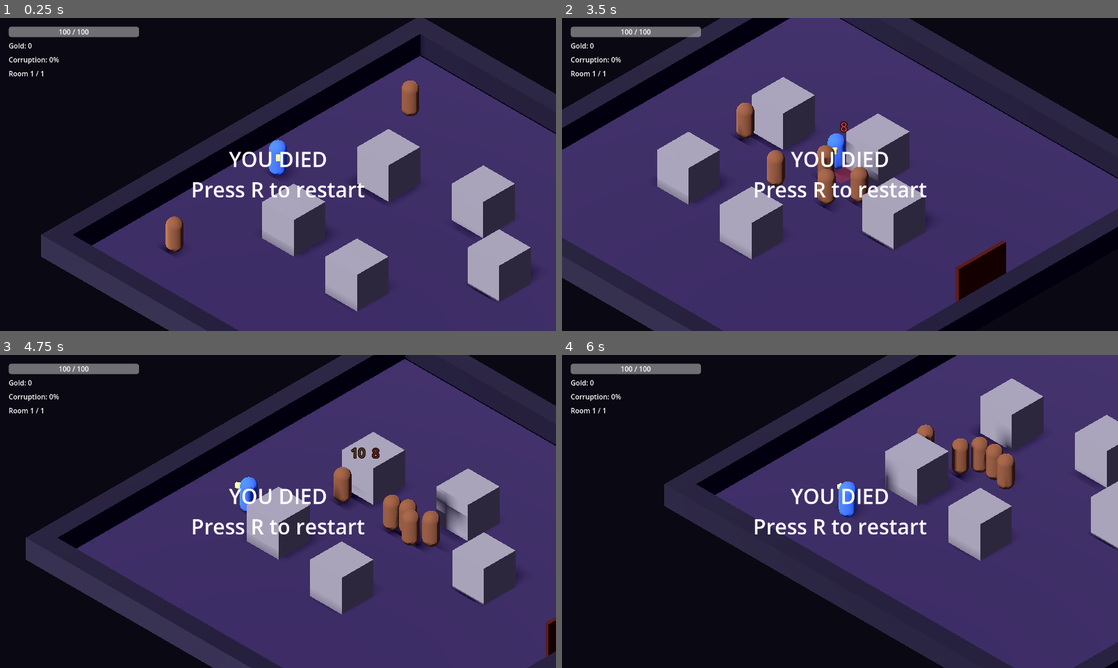
Above: before the commit, frames 1-4 (two rows, left to right).
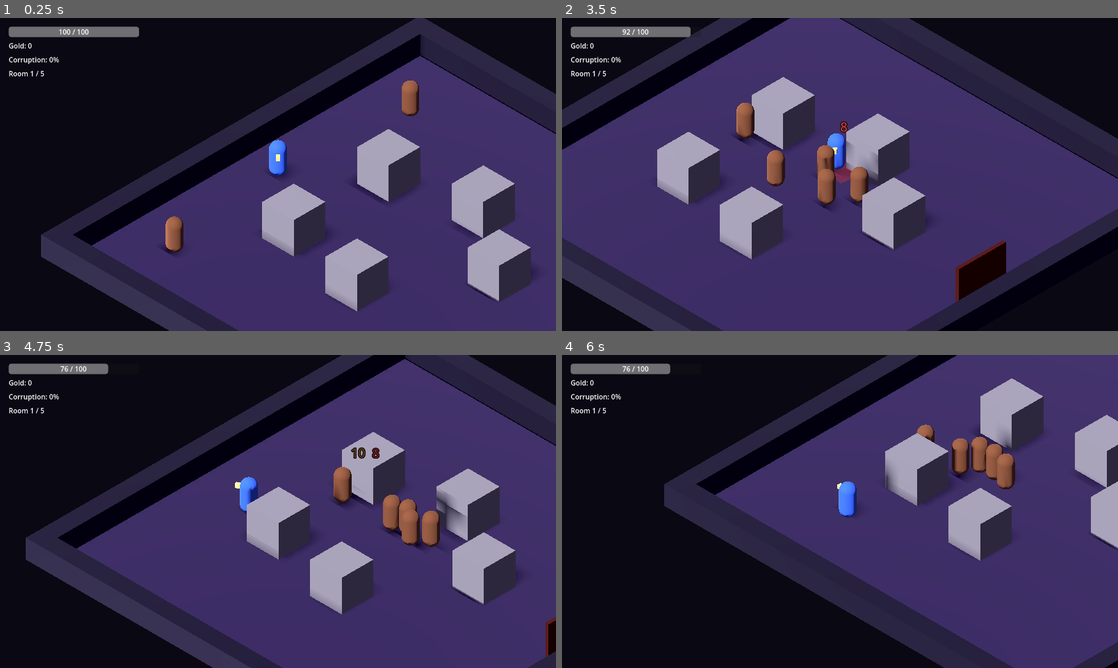
Above: after the commit, the same moments.

Repository: Spadasian/Robert
Game: Godot game, scene res://scenes/world/Run.tscn
Same seed, same stepped clock (60 frames per second), same inputs: the game is played once before the commit and once after it.
Inputs (mouse positions are in pixels of both pictures, inside the frame that each line leads up to):
- Up to frame 1 (0.25 s): no input
- Up to frame 2 (3.5 s): tap R at 0.5, 1.25, 2, 2.1, 2.75 s; move the mouse to (962, 158) at 0.52 s; press the mouse at (962, 158) at 0.53 s; hold D (move_right) 0.53-1.28 s; move the mouse to (728, 190) at 1.27 s; release the mouse at (728, 190) at 1.28 s; hold S (move_down) 1.28-2.03 s; tap Space (dash) at 1.35 s; move the mouse to (895, 105) at 2.02 s; hold D (move_right) 2.03-2.78 s; move the mouse to (812, 237) at 2.77 s; hold W (move_up) from 2.78 s (still down); tap 1 at 2.85 s
- Up to frame 3 (4.75 s): tap R at 3.5, 4.25 s; move the mouse to (444, 558) at 3.52 s; release W (move_up) at 3.53 s; press the mouse at (444, 558) at 3.53 s; hold A (move_left) from 3.53 s (still down); move the mouse to (111, 464) at 4.27 s; release the mouse at (111, 464) at 4.28 s; tap Space (dash) at 4.35 s
- Up to frame 4 (6 s): move the mouse to (867, 511) at 5.02 s; release A (move_left) at 5.03 s; hold S (move_down) 5.03-5.78 s; tap R at 5.1 s; move the mouse to (756, 433) at 5.77 s; hold D (move_right) from 5.78 s (still down); tap 1 at 5.85 s

The runs differ from the first frame. In frame 1, 1.0% of the frame differs, in the area x 7-66%, y 16-58%; in frame 2, 1.1%; in frame 3, 1.2%; in frame 4, 1.3%, in the area x 7-66%, y 2-58%.
Error before the commit: Parse Error: Identifier "room_label" not declared in the current scope. (res://scripts/ui/HUD.gd:57)

Commit message:
Fix: declare room_label in HUD
Co-Authored-By: Claude Sonnet 5.5 <noreply@anthropic.com>
Claude-Session: https://claude.ai/code/session_015tdxMYhNk2xjQ11oWM2YK9

Diff:
--- a/scripts/ui/HUD.gd
+++ b/scripts/ui/HUD.gd
@@ -8,6 +8,7 @@
 @onready var fade_rect: ColorRect = $Fade
 @onready var gold_label: Label = $GoldLabel
 @onready var corruption_label: Label = $CorruptionLabel
+@onready var room_label: Label = $RoomLabel
 
 var player_dead: bool = false
 var message_serial: int = 0
